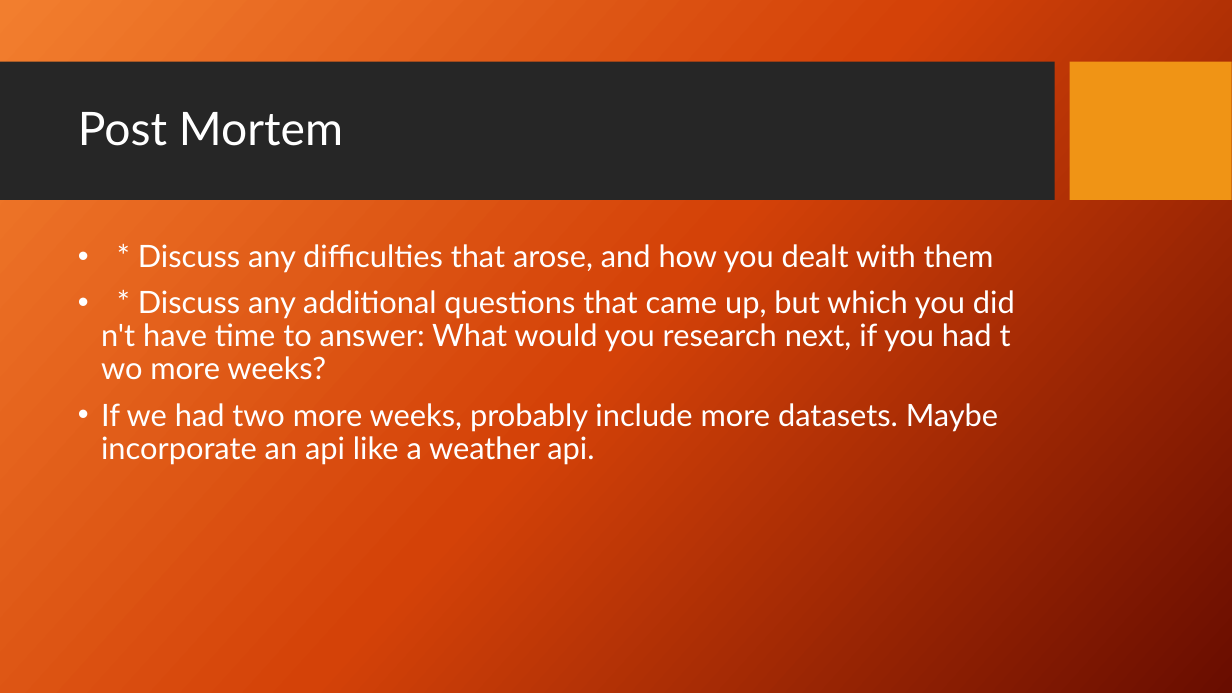
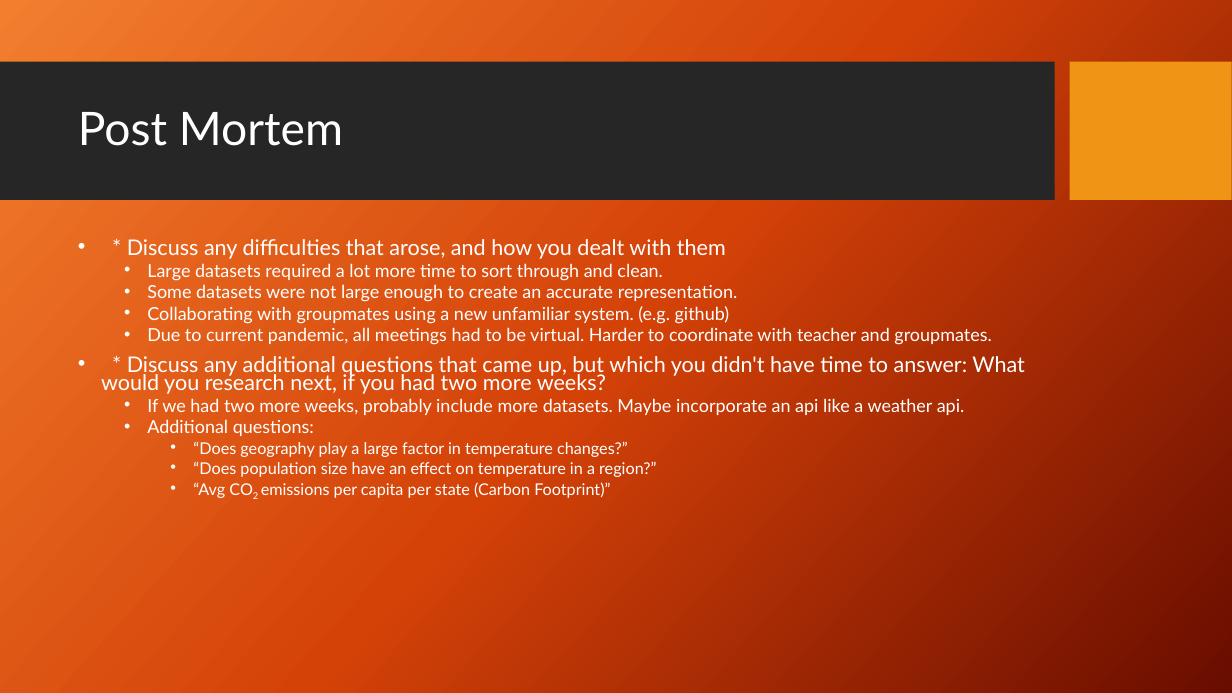
Before and after one commit to KennytheSun/Global_Warming_Repo, a slide deck: slide 13 of CO2emissionsVsTempPP.pptx (slide 8 before the commit). Drawn at 1232x693 pixels with LibreOffice and Linux fonts; fonts in the diff are those of the drawing; background and template pictures are left out. Boxes give left, top, right and bottom in pixels: in the first picture for what was removed or moved away, otherwise in the second. Text is boxed around its words. In the diff, an @@ line names an element or a change of style, - is before the commit and + after.

Commit message:
Additional Changes

```diff
--- a/CO2emissionsVsTempPP.pptx
+++ b/CO2emissionsVsTempPP.pptx
@@ text at (101,239,1025,415): size 24 to 16.8 pt in "* Discuss any difficulties that arose, and ...", "* Discuss any additional questions that came ..."; size 24 to 14 pt in "If we had two more weeks, probably ..."; line spacing 0.9 to 0.7; list level 1 to 2 in "If we had two more ..." @@
@@ text at (147,263,991,345): paragraphs added @@
+  • Large datasets required a lot more time to sort through and clean.
+  • Some datasets were not large enough to create an accurate representation.
+  • Collaborating with groupmates using a new unfamiliar system. (e.g. github)
+  • Due to current pandemic, all meetings had to be virtual. Harder to coordinate with teacher and groupmates.
@@ text at (147,419,656,498): paragraphs added @@
+  • Additional questions:
+    • “Does geography play a large factor in temperature changes?”
+    • “Does population size have an effect on temperature in a region?”
+    • “Avg CO2 emissions per capita per state (Carbon Footprint)”
```
Also in this commit, not shown: 3 other slides changed, 5 slides added, 4 other files.
